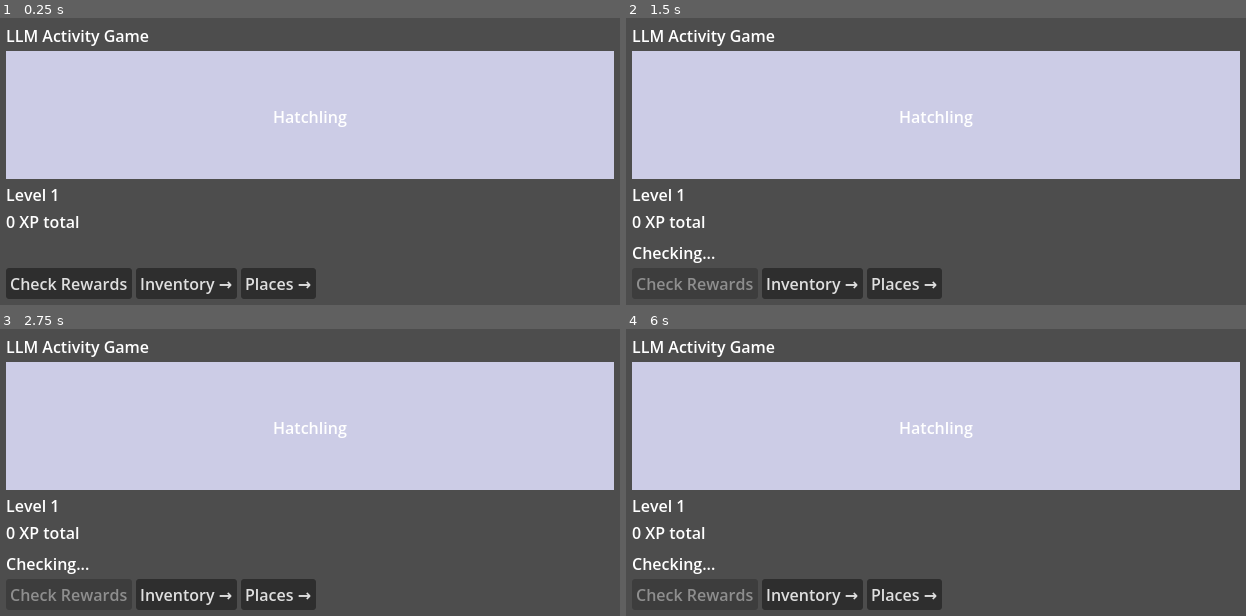
Above: before the commit, frames 1-4 (two rows, left to right).
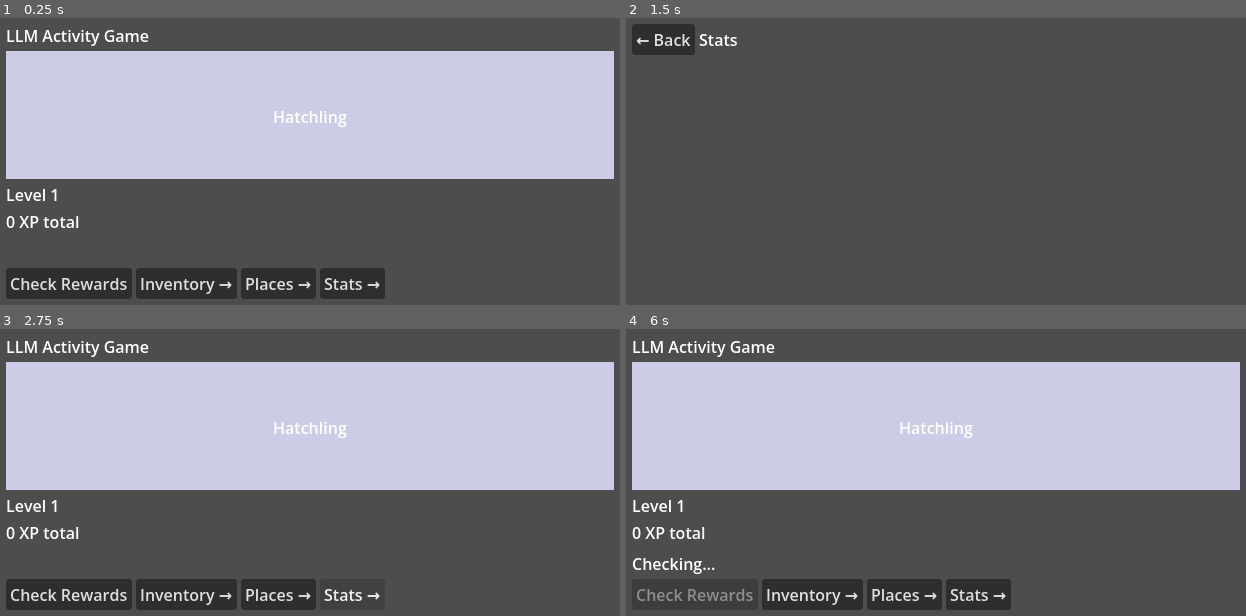
Above: after the commit, the same moments.

Repository: YuqiaoSu/llm-activity-game
Game: Godot game, scene res://scenes/Main.tscn
Same seed, same stepped clock (60 frames per second), same inputs: the game is played once before the commit and once after it.
Inputs (mouse positions are in pixels of both pictures, inside the frame that each line leads up to):
- Up to frame 1 (0.25 s): no input
- Up to frame 2 (1.5 s): click "Check Rewards" at 0.5 s; click (979, 284) at 1.25 s, where only the run after the commit has a clickable "Stats →"
- Up to frame 3 (2.75 s): click (37, 349) at 2 s, where only the run after the commit has a clickable "← Back"
- Up to frame 4 (6 s): click "Inventory →" at 2.75 s; click "← Back" at 3.5 s; click "Places →" at 4.25 s; click "Back" at 5 s; click "Check Rewards" at 5.75 s

The runs differ from the first frame. In frame 1, 1.1% of the frame differs, in the area x 51-63%, y 87-98%; in frame 2, 49%, in the area x 0-100%, y 2-98%; in frame 3, 0.7%; in frame 4, 1.1%.

Commit message:
feat: auto-poll timer, /stats endpoint, and Stats screen
Auto-poll timer:
- Timer node (300 s, autostart) in Main.tscn fires silent background polls
- _is_polling guard prevents overlapping manual + auto polls

/stats endpoint (services/api/routers/stats.py):
- Returns total_xp, level, evolution_stage, category_xp, top_category,
  chunks_processed, drops_total, places_unlocked
- Wired at prefix /stats in main.py
- test_get_stats added (115 tests green)

Stats screen (game-client/scenes/Stats.gd + Stats.tscn):
- Same connect/disconnect pattern as Inventory/Places screens
- Displays all /stats fields as label+value rows
- "Stats →" nav button added to Main scene
- GameAPI.gd: fetch_stats() + stats_updated signal

Diff:
--- a/game-client/autoloads/GameAPI.gd
+++ b/game-client/autoloads/GameAPI.gd
@@ -11,6 +11,7 @@
 signal poll_completed(result: String)
 signal equip_updated(item_id: String, equipped: bool)
 signal places_updated(places: Array)
+signal stats_updated(data: Dictionary)
 
 
 func fetch_profile() -> void:
@@ -46,6 +47,12 @@
         return
     _http_post("/notifications/%s/ack" % nid, func(_code: int, _data: Dictionary) -> void:
         pass
+    )
+
+
+func fetch_stats() -> void:
+    _http_get("/stats", func(data: Dictionary) -> void:
+        stats_updated.emit(data)
     )
 
 
--- a/game-client/scenes/Main.gd
+++ b/game-client/scenes/Main.gd
@@ -8,6 +8,8 @@
 @onready var _category_container: VBoxContainer = $VBox/CategoryContainer
 @onready var _poll_status: Label              = $VBox/PollStatus
 @onready var _poll_button: Button             = $VBox/Buttons/PollButton
+
+var _is_polling: bool = false
 
 const _STAGE_COLORS := [
 	Color(0.80, 0.80, 0.90),  # 0 — Hatchling  (pale blue)
@@ -29,6 +31,10 @@
 	$VBox/Buttons/PlacesButton.pressed.connect(func() -> void:
 		get_tree().change_scene_to_file("res://scenes/Places.tscn")
 	)
+	$VBox/Buttons/StatsButton.pressed.connect(func() -> void:
+		get_tree().change_scene_to_file("res://scenes/Stats.tscn")
+	)
+	$AutoPollTimer.timeout.connect(_on_auto_poll_timeout)
 	GameAPI.fetch_profile()
 
 
@@ -71,12 +77,23 @@
 
 
 func _on_poll_pressed() -> void:
+	if _is_polling:
+		return
+	_is_polling = true
 	_poll_button.disabled = true
 	_poll_status.text = "Checking..."
 	GameAPI.poll_now()
 
 
+func _on_auto_poll_timeout() -> void:
+	if _is_polling:
+		return
+	_is_polling = true
+	GameAPI.poll_now()
+
+
 func _on_poll_result(result: String) -> void:
+	_is_polling = false
 	_poll_button.disabled = false
 	match result:
 		"OK":
--- a/game-client/scenes/Main.tscn
+++ b/game-client/scenes/Main.tscn
@@ -60,3 +60,10 @@
 
 [node name="PlacesButton" type="Button" parent="VBox/Buttons"]
 text = "Places →"
+
+[node name="StatsButton" type="Button" parent="VBox/Buttons"]
+text = "Stats →"
+
+[node name="AutoPollTimer" type="Timer" parent="."]
+wait_time = 300.0
+autostart = true
--- /dev/null
+++ b/game-client/scenes/Stats.gd
@@ -0,0 +1,52 @@
+# game-client/scenes/Stats.gd
+extends Control
+
+@onready var _stat_list: VBoxContainer = $VBox/Scroll/StatList
+
+
+func _ready() -> void:
+	$VBox/Header/BackButton.pressed.connect(func() -> void:
+		get_tree().change_scene_to_file("res://scenes/Main.tscn")
+	)
+	GameAPI.stats_updated.connect(_on_stats)
+	GameAPI.fetch_stats()
+
+
+func _exit_tree() -> void:
+	if GameAPI.stats_updated.is_connected(_on_stats):
+		GameAPI.stats_updated.disconnect(_on_stats)
+
+
+func _on_stats(data: Dictionary) -> void:
+	for child in _stat_list.get_children():
+		child.queue_free()
+
+	var stage_names := ["Hatchling", "Growing", "Mature", "Legendary"]
+	var stage := mini(data.get("evolution_stage", 0) as int, stage_names.size() - 1)
+
+	_add_row("Level", str(data.get("level", 1)))
+	_add_row("Stage", stage_names[stage])
+	_add_row("Total XP", "%d" % data.get("total_xp", 0))
+	_add_row("Top Category", str(data.get("top_category", "—")).capitalize())
+	_add_row("Sessions Processed", str(data.get("chunks_processed", 0)))
+	_add_row("Items Dropped", str(data.get("drops_total", 0)))
+	_add_row("Places Unlocked", str(data.get("places_unlocked", 0)))
+
+	var cat_xp: Dictionary = data.get("category_xp", {})
+	for category: String in cat_xp:
+		var xp: int = cat_xp[category] as int
+		if xp > 0:
+			_add_row(category.capitalize() + " XP", str(xp))
+
+
+func _add_row(label: String, value: String) -> void:
+	var hbox := HBoxContainer.new()
+	var lbl := Label.new()
+	lbl.text = label
+	lbl.custom_minimum_size.x = 160
+	var val := Label.new()
+	val.text = value
+	val.size_flags_horizontal = Control.SIZE_EXPAND_FILL
+	hbox.add_child(lbl)
+	hbox.add_child(val)
+	_stat_list.add_child(hbox)
--- /dev/null
+++ b/game-client/scenes/Stats.tscn
@@ -0,0 +1,31 @@
+[gd_scene load_steps=2 format=3]
+
+[ext_resource type="Script" path="res://scenes/Stats.gd" id="1"]
+
+[node name="Stats" type="Control"]
+anchor_right = 1.0
+anchor_bottom = 1.0
+script = ExtResource("1")
+
+[node name="VBox" type="VBoxContainer" parent="."]
+anchor_right = 1.0
+anchor_bottom = 1.0
+offset_left = 16
+offset_top = 16
+offset_right = -16
+offset_bottom = -16
+
+[node name="Header" type="HBoxContainer" parent="VBox"]
+
+[node name="BackButton" type="Button" parent="VBox/Header"]
+text = "← Back"
+
+[node name="TitleLabel" type="Label" parent="VBox/Header"]
+text = "Stats"
+size_flags_horizontal = 3
+
+[node name="Scroll" type="ScrollContainer" parent="VBox"]
+size_flags_vertical = 3
+
+[node name="StatList" type="VBoxContainer" parent="VBox/Scroll"]
+size_flags_horizontal = 3
Not shown, changed: services/api/main.py
Not shown, added: services/api/routers/stats.py
Not shown, changed: services/tests/test_api.py
